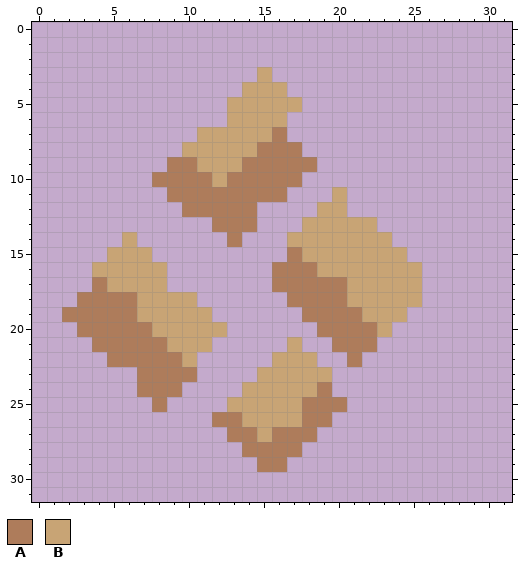
Edited in one commit: pixel-art sprite (sprites/blocks/environment/ore-coppa2.png). This is how it looked before the edit.
The file is 32x32 pixels.
Palette (. is transparent): A #ae7c5b  B #c8a475
Pixels before, first column x 2:
 3 .............B..........
 4 ............BBB.........
 5 ...........BBBBB........
 6 ...........BBBB.........
 7 .........BBBBBA.........
 8 ........BBBBBAAA........
 9 .......AABBBAAAAA.......
10 ......AAAABAAAAA........
11 .......AAAAAAAA...B.....
12 ........AAAAA....BB.....
13 ..........AAA...BBBBB...
14 ....B......A...BBBBBBB..
15 ...BBB.........ABBBBBBB.
16 ..BBBBB.......AAABBBBBBB
17 ..ABBBB.......AAAAABBBBB
18 .AAAABBBB......AAAABBBBB
19 AAAAABBBBB......AAAABBB.
20 .AAAAABBBBB......AAAAB..
21 ..AAAAABBB.....B..AAA...
22 ...AAAAAB.....BBB..A....
23 .....AAAA....BBBBB......
24 .....AAA....BBBBBA......
25 ......A....BBBBBAAA.....
26 ..........AABBBBAA......
27 ...........AABAAA.......
28 ............AAAA........
29 .............AA.........
And afterwards:
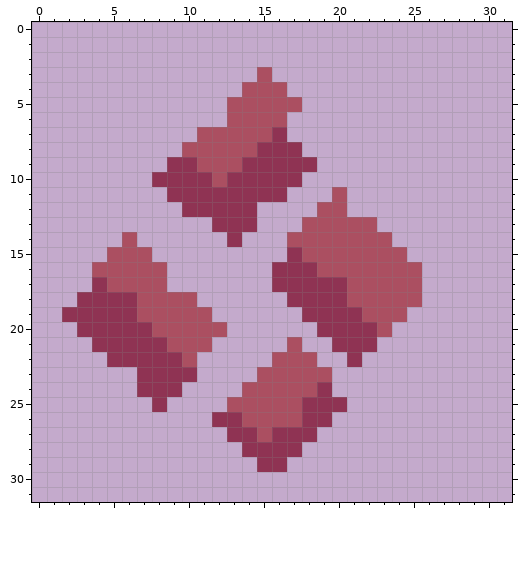
Changes in this commit:
colour A: #ae7c5b -> #8f3353
colour B: #c8a475 -> #ab4f61
Changed places in both pictures, as pixel boxes (x1, y1, x2, y2):
changed: (62, 67, 422, 472)
